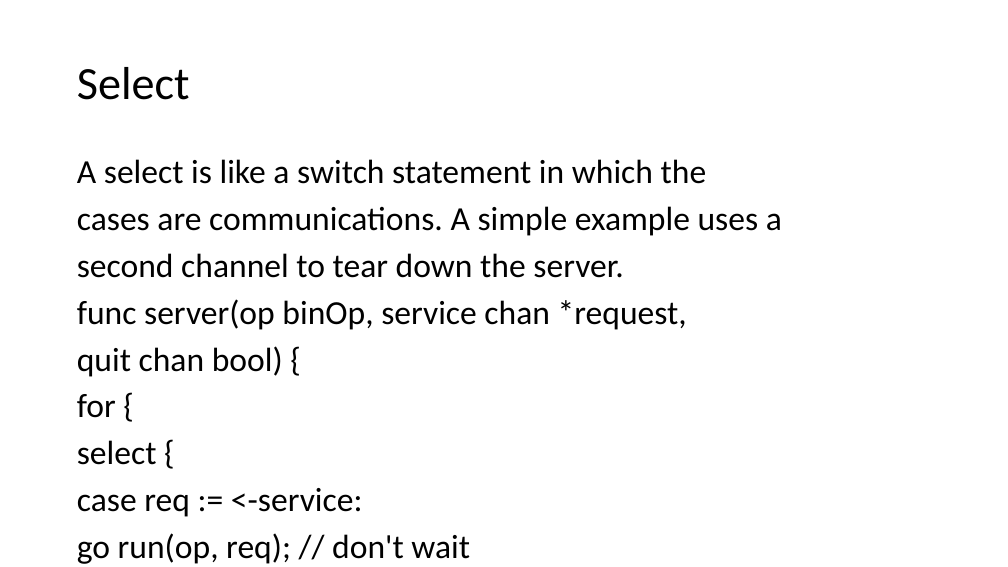
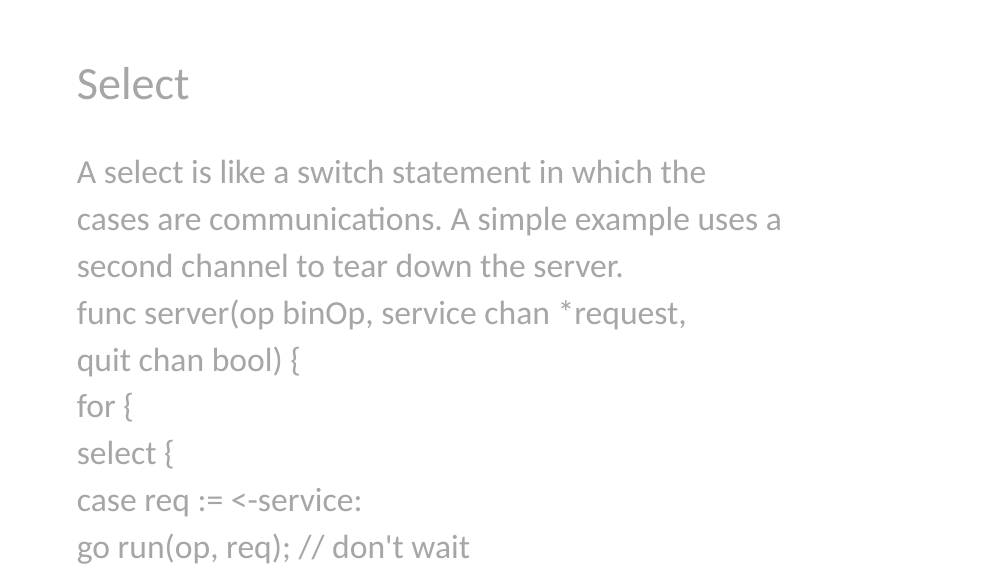
Before and after one commit to firstbird/goPresent, a slide deck: slide 28 of go introduction.pptx. Drawn at 1008x567 pixels with LibreOffice and Linux fonts; fonts in the diff are those of the drawing. Boxes give left, top, right and bottom in pixels: in the first picture for what was removed or moved away, otherwise in the second. Text is boxed around its words. In the diff, an @@ line names an element or a change of style, - is before the commit and + after.

```diff
--- a/go introduction.pptx
+++ b/go introduction.pptx
@@ title "Select" at [77, 67, 190, 99]: text colour #000000 to #A6A6A6 @@
@@ text "A select is like a ..." at [77, 160, 782, 564]: text colour #000000 to #A6A6A6 @@
```
Also in this commit, not shown: 14 other slides changed.
